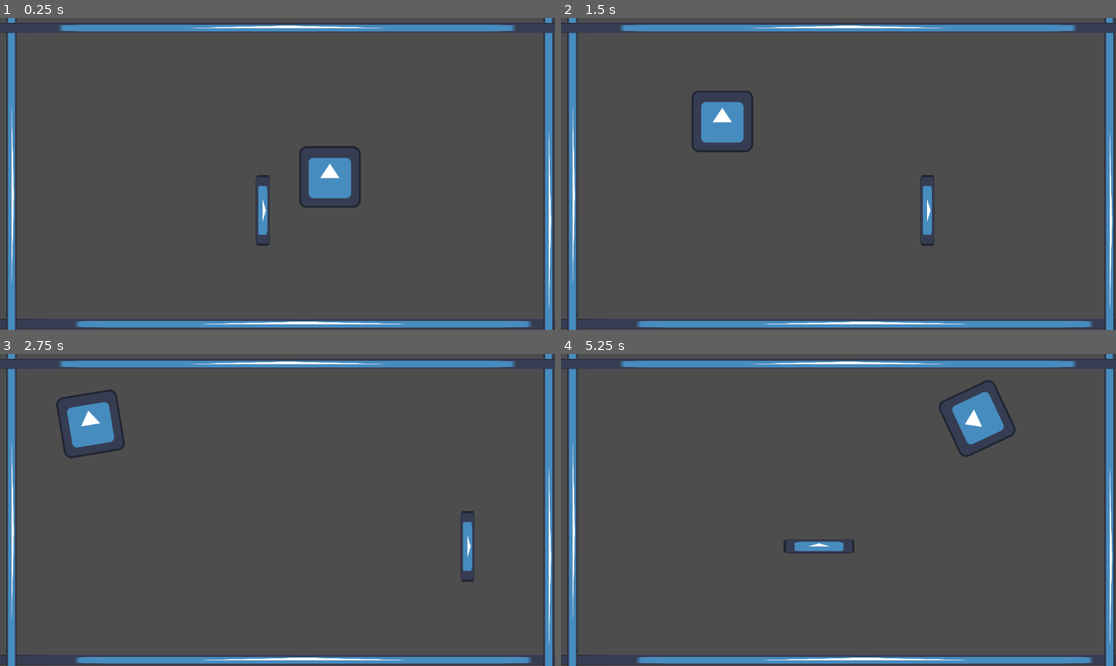
Above: before the commit, frames 1-4 (two rows, left to right).
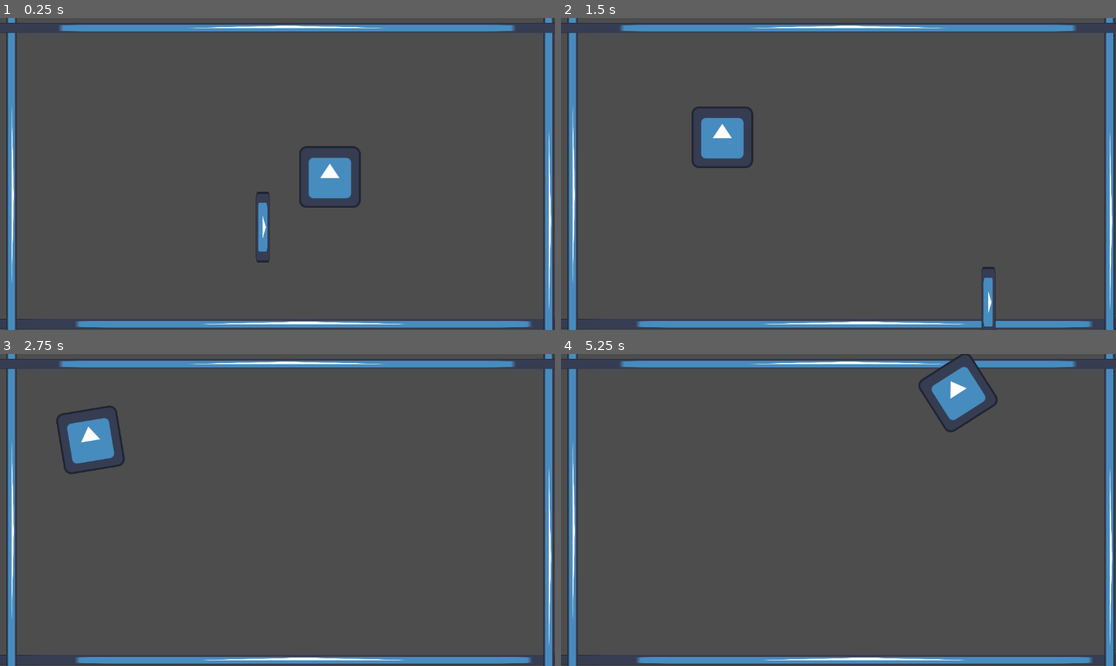
Above: after the commit, the same moments.

Repository: MegnantPlus/pickleball
Game: Godot game, scene res://Main/main.tscn
Same seed, same stepped clock (60 frames per second), same inputs: the game is played once before the commit and once after it. The engine's default icon, where the game draws it, is replaced by a stand-in: a white triangle on a blue panel in a dark square.
Inputs:
- Up to frame 1 (0.25 s): no input
- Up to frame 2 (1.5 s): hold D (pan_right) 0.53-1.28 s; tap J (col_off) at 0.6 s; tap Shift (dash, bound only after the commit) at 0.8, 1.35 s; hold S (pan_down, bound only after the commit) from 1.28 s (still down)
- Up to frame 3 (2.75 s): tap J (col_off) at 1.55, 2.1 s; release S (pan_down, bound only after the commit) at 2.03 s; hold D (pan_right) from 2.03 s (still down); tap Shift (dash, bound only after the commit) at 2.3 s
- Up to frame 4 (5.25 s): release D (pan_right) at 2.78 s; hold W (pan_up, bound only after the commit) 2.78-3.53 s; tap Shift (dash, bound only after the commit) at 2.85, 3.8, 4.35 s; tap J (col_off) at 3.05, 3.6, 4.55, 5.1 s; hold A (pan_left) 3.53-5.03 s; hold S (pan_down, bound only after the commit) from 5.03 s (still down)

The runs differ from the first frame. In frame 1, 0.3% of the frame differs, in the area x 46-49%, y 50-79%; in frame 2, 1.9%; in frame 3, 1.8%; in frame 4, 2.5%, in the area x 40-82%, y 0-64%.

Commit message:
Pan dash update

Diff:
--- a/character_body_2d.gd
+++ b/character_body_2d.gd
@@ -5,47 +5,94 @@
 @onready var sprite = $Sprite2D
 
 const SPEED = 300.0
-const FIXED_Y = 400
+const DASH_SPEED = 1000.0
+const DASH_DURATION = 0.15
 
-var is_collision_enabled: bool = false
+var is_dashing = false
+var dash_direction = Vector2.ZERO
+var can_dash = true
+var normal_speed = SPEED
 
 func _ready():
-	position.y = FIXED_Y
-	# Đảm bảo collision được bật từ đầu
 	collision_shape.disabled = true
 
 func _physics_process(delta: float) -> void:
 	handle_input()
 	handle_movement()
-	position.y = FIXED_Y  # Giữ cố định vị trí Y
 
 func handle_input():
-	# Xử lý di chuyển trái/phải
-	var direction = 0
+	var input_direction = Vector2.ZERO
+
+	# Nhận input di chuyển
 	if Input.is_action_pressed("pan_left"):
-		direction -= 1
+		input_direction.x -= 1
 	if Input.is_action_pressed("pan_right"):
-		direction += 1
+		input_direction.x += 1
+	if Input.is_action_pressed("pan_up"):
+		input_direction.y -= 1
+	if Input.is_action_pressed("pan_down"):
+		input_direction.y += 1
 
-	velocity.x = direction * SPEED
+	# Chuẩn hóa vector để di chuyển chéo không nhanh hơn
+	if input_direction != Vector2.ZERO:
+		input_direction = input_direction.normalized()
 
-	# Xử lý tắt/bật collision với nút col_off
+	# Xử lý dash
+	if Input.is_action_just_pressed("dash") and can_dash:
+		if input_direction != Vector2.ZERO:
+			# Dash theo hướng đang di chuyển
+			start_dash(input_direction)
+		else:
+			# Dash về bên phải nếu không di chuyển
+			start_dash(Vector2.RIGHT)
+
+	# Áp dụng tốc độ
+	if is_dashing:
+		velocity = dash_direction * DASH_SPEED
+	else:
+		velocity = input_direction * normal_speed
+
+	# Xử lý toggle collision
 	if Input.is_action_just_pressed("col_off"):
 		toggle_collision()
+
+func start_dash(direction: Vector2):
+	is_dashing = true
+	can_dash = false
+	dash_direction = direction
+
+	# Tạo timer cho dash duration
+	var dash_timer = get_tree().create_timer(DASH_DURATION)
+	dash_timer.timeout.connect(_on_dash_timeout)
+
+	# Cooldown cho dash tiếp theo
+	var cooldown_timer = get_tree().create_timer(0.5)
+	cooldown_timer.timeout.connect(_on_dash_cooldown_timeout)
+
+func _on_dash_timeout():
+	is_dashing = false
+
+func _on_dash_cooldown_timeout():
+	can_dash = true
 
 func handle_movement():
 	move_and_slide()
 
 func toggle_collision():
 	if timer.is_stopped():
-		# Tắt collision và xoay sprite
-		collision_shape.disabled = false
-		sprite.rotation_degrees = 0
+		# Toggle collision state
+		collision_shape.disabled = !collision_shape.disabled
 
-		# Bắt đầu timer để bật lại collision
+		# Xoay sprite dựa trên trạng thái collision
+		if collision_shape.disabled:
+			sprite.rotation_degrees = 90
+		else:
+			sprite.rotation_degrees = 0
+
+		# Bắt đầu timer để reset (nếu muốn tự động reset)
 		timer.start()
 
 func _on_timer_timeout():
-	# Bật lại collision và reset rotation
+	# Tự động reset về trạng thái ban đầu (tùy chọn)
 	collision_shape.disabled = true
 	sprite.rotation_degrees = 90
--- a/project.godot
+++ b/project.godot
@@ -37,6 +37,21 @@
 "events": [Object(InputEventKey,"resource_local_to_scene":false,"resource_name":"","device":-1,"window_id":0,"alt_press …(192 unchanged characters)…
 ]
 }
+pan_up={
+"deadzone": 0.2,
+"events": [Object(InputEventKey,"resource_local_to_scene":false,"resource_name":"","device":-1,"window_id":0,"alt_pressed":false,"shift_pressed":false,"ctrl_pressed":false,"meta_pressed":false,"pressed":false,"keycode":0,"physical_keycode":87,"key_label":0,"unicode":119,"location":0,"echo":false,"script":null)
+]
+}
+pan_down={
+"deadzone": 0.2,
+"events": [Object(InputEventKey,"resource_local_to_scene":false,"resource_name":"","device":-1,"window_id":0,"alt_pressed":false,"shift_pressed":false,"ctrl_pressed":false,"meta_pressed":false,"pressed":false,"keycode":0,"physical_keycode":83,"key_label":0,"unicode":115,"location":0,"echo":false,"script":null)
+]
+}
+dash={
+"deadzone": 0.2,
+"events": [Object(InputEventKey,"resource_local_to_scene":false,"resource_name":"","device":-1,"window_id":0,"alt_pressed":false,"shift_pressed":false,"ctrl_pressed":false,"meta_pressed":false,"pressed":false,"keycode":0,"physical_keycode":4194325,"key_label":0,"unicode":0,"location":0,"echo":false,"script":null)
+]
+}
 
 [layer_names]
 
